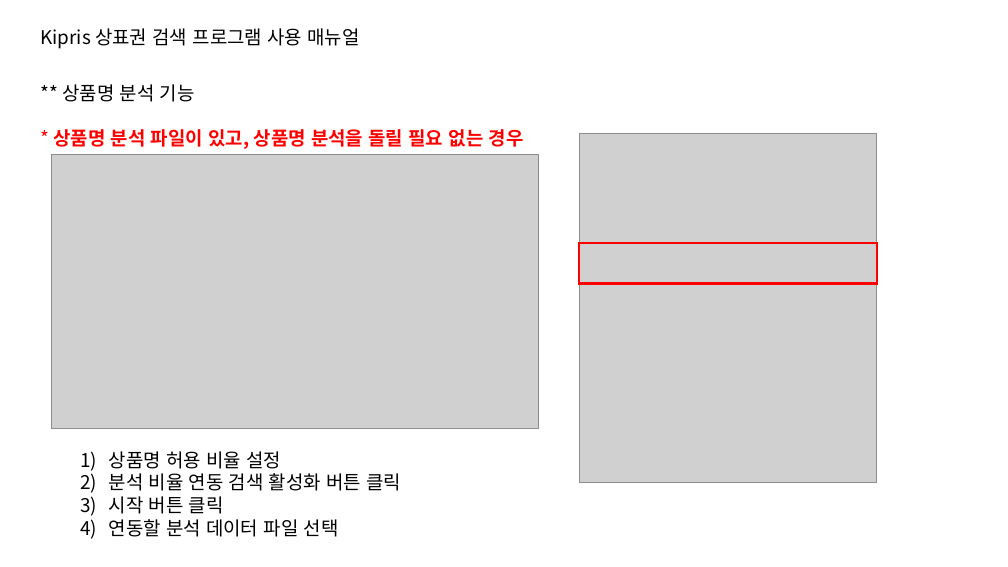
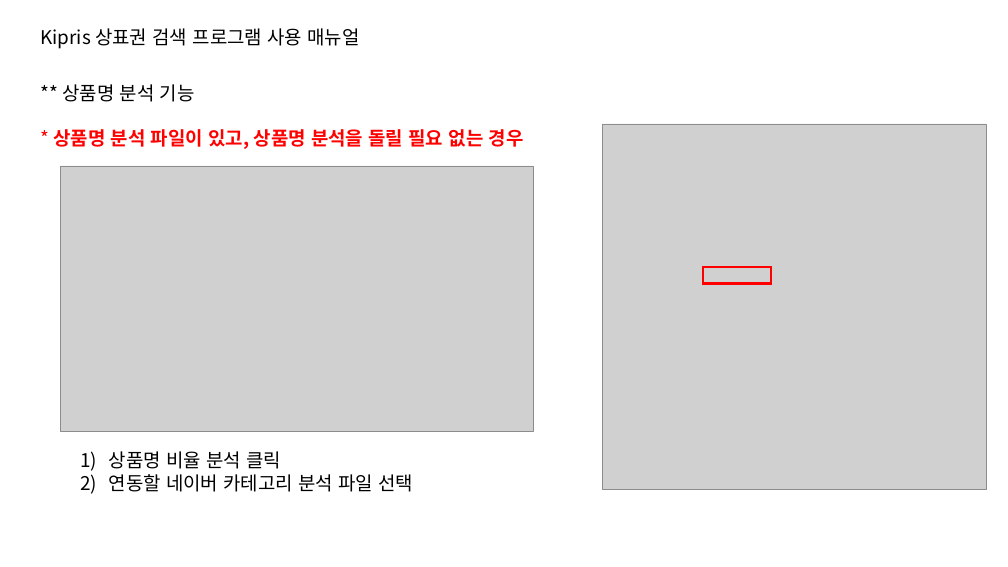
Before and after one commit to TomLee9903/TomLee9903, a slide deck: slide 12 of ScratchingKipris/사용매뉴얼.pptx (slide 11 before the commit). Drawn at 1008x567 pixels with LibreOffice and Linux fonts; fonts in the diff are those of the drawing; grey boxes stand for pictures. Boxes give left, top, right and bottom in pixels: in the first picture for what was removed or moved away, otherwise in the second. Text is boxed around its words. In the diff, an @@ line names an element or a change of style, - is before the commit and + after.

Commit message:
[ScratchingKipris] 키프리스 코드 업데이트

```diff
--- a/ScratchingKipris/사용매뉴얼.pptx
+++ b/ScratchingKipris/사용매뉴얼.pptx
@@ picture: place and size @@
-picture at (579, 133, 877, 482)
+picture at (603, 124, 987, 489)
@@ picture: place and size @@
-picture at (51, 154, 538, 429)
+picture at (60, 166, 533, 431)
@@ rectangle: place and size @@
-rectangle at (579, 243, 877, 284)
+rectangle at (703, 267, 771, 284)
@@ text at (109, 451, 413, 492): text changed @@
-1) 상품명 허용 비율 설정
-2) 분석 비율 연동 검색 활성화 버튼 클릭
-3) 시작 버튼 클릭
-4) 연동할 분석 데이터 파일 선택
+1) 상품명 비율 분석 클릭
+2) 연동할 네이버 카테고리 분석 파일 선택
```
Also in this commit, not shown: 8 other slides changed, 2 slides added, 2 other files.
